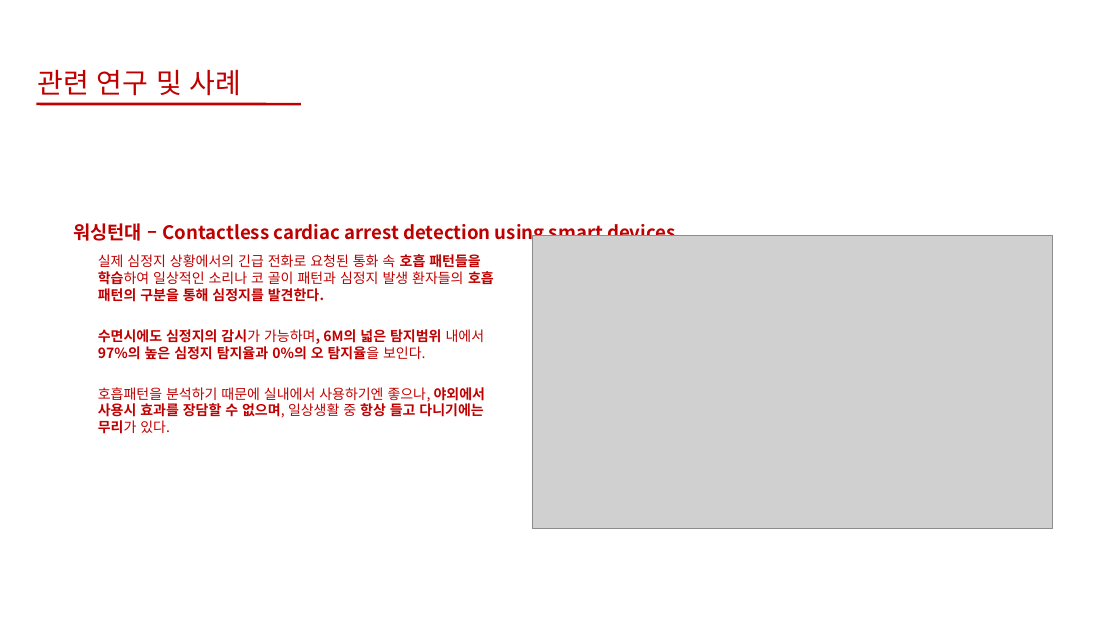
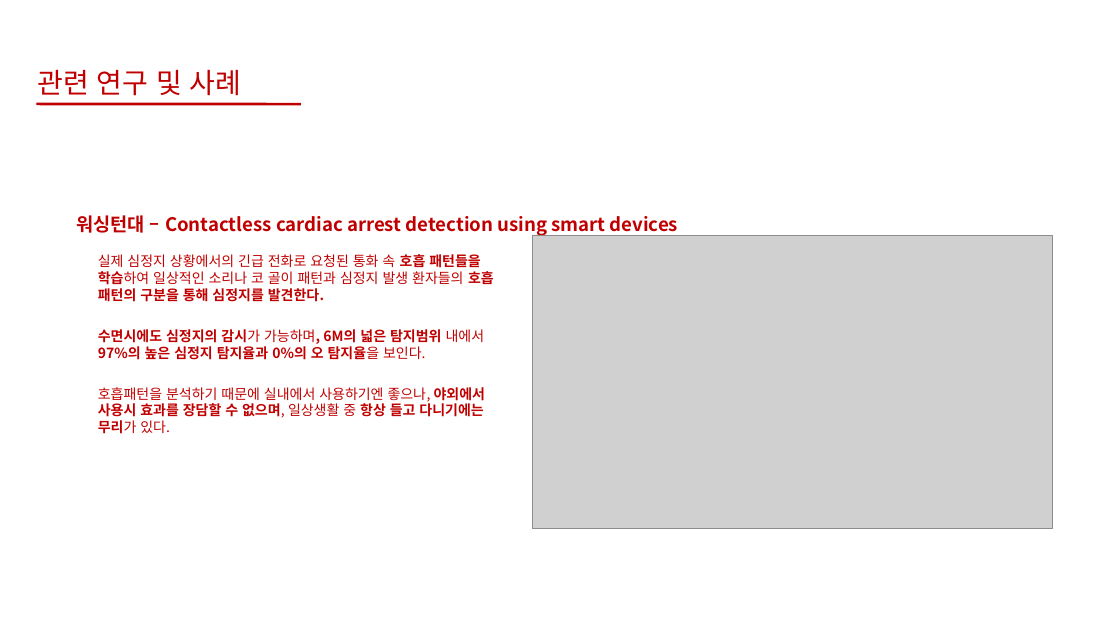
Before and after one commit to bajahoe/gitchana, a slide deck: slide 13 of 제안서 팀장 조동윤, 팀원 임종운.pptx. Drawn at 1120x630 pixels with LibreOffice and Linux fonts; fonts in the diff are those of the drawing; grey boxes stand for pictures; background and template pictures are left out. Boxes give left, top, right and bottom in pixels: in the first picture for what was removed or moved away, otherwise in the second. Text is boxed around its words. In the diff, an @@ line names an element or a change of style, - is before the commit and + after.

```diff
--- a/제안서 팀장 조동윤, 팀원 임종운.pptx
+++ b/제안서 팀장 조동윤, 팀원 임종운.pptx
@@ text "워싱턴대 – Contactless cardiac arrest ...": place and size @@
-text "워싱턴대 – Contactless cardiac arrest ..." at bbox=[74, 220, 675, 245]
+text "워싱턴대 – Contactless cardiac arrest ..." at bbox=[76, 215, 678, 237]
```
Also in this commit, not shown: 3 other slides changed, 10 slides added.
